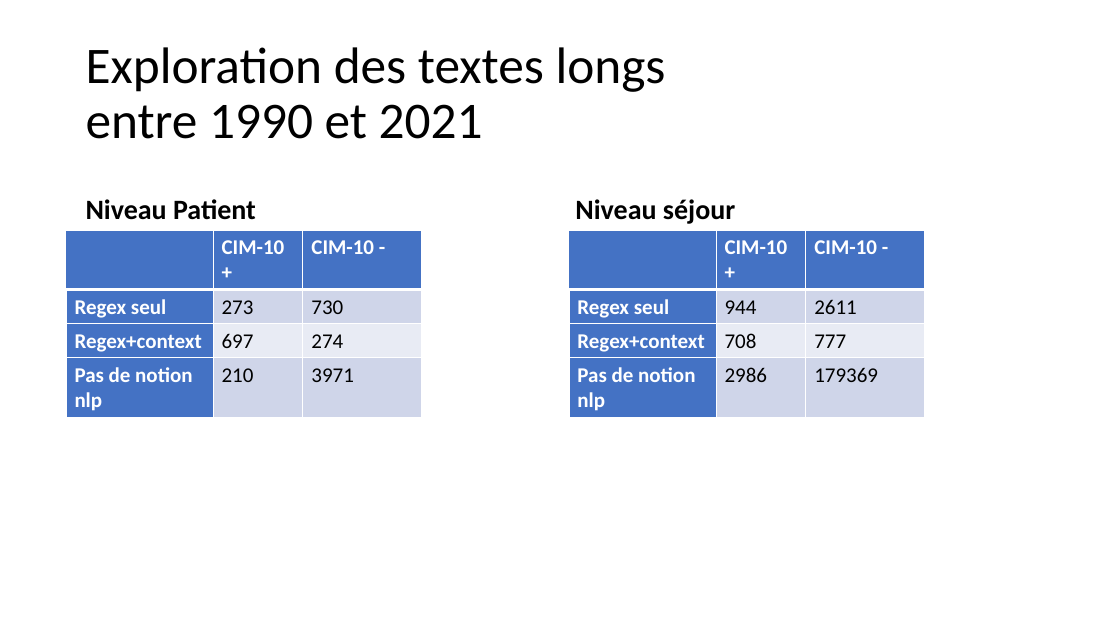
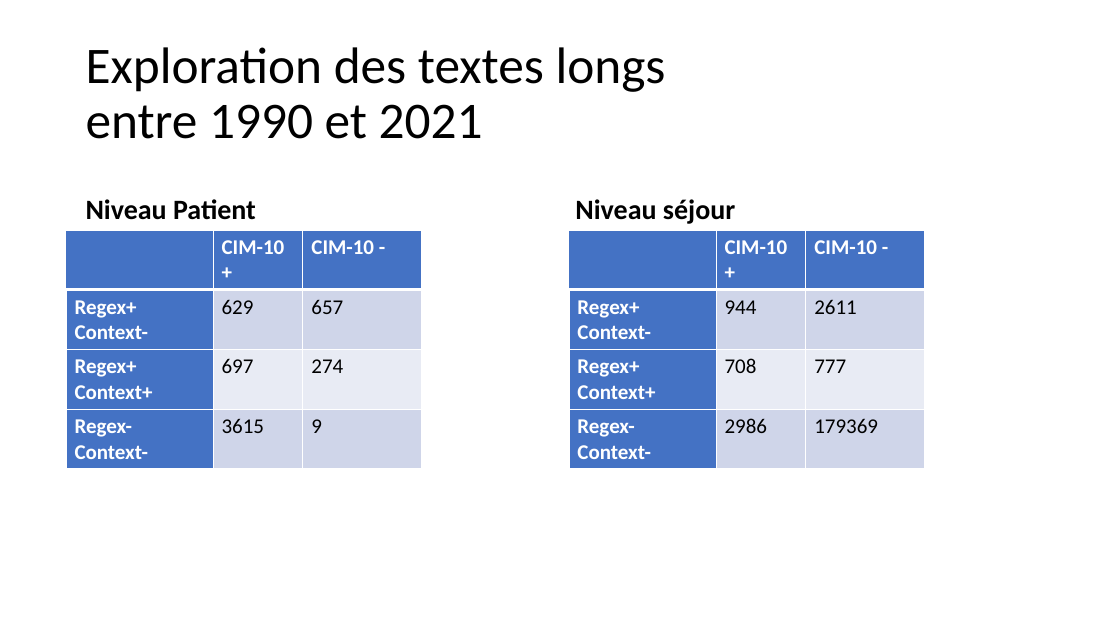
Before and after one commit to DrFabach/patient_like_mine, a slide deck: slide 3 of exploPR.pptx. Drawn at 1120x630 pixels with LibreOffice and Linux fonts; fonts in the diff are those of the drawing. Boxes give left, top, right and bottom in pixels: in the first picture for what was removed or moved away, otherwise in the second. Text is boxed around its words. In the diff, an @@ line names an element or a change of style, - is before the commit and + after.

Commit message:
maj res

```diff
--- a/exploPR.pptx
+++ b/exploPR.pptx
@@ table at (66, 230, 422, 465) @@
-row 2: Regex seul | 273 | 730
+row 2: Regex+ Context- | 629 | 657
-row 3, column 1: Regex+context
+row 3, column 1: Regex+ Context+
-row 4: Pas de notion nlp | 210 | 3971
+row 4: Regex- Context- | 3615 | 9
@@ table at (569, 230, 924, 465) @@
-row 2, column 1: Regex seul
+row 2, column 1: Regex+ Context-
-row 3, column 1: Regex+context
+row 3, column 1: Regex+ Context+
-row 4, column 1: Pas de notion nlp
+row 4, column 1: Regex- Context-
```
Also in this commit, not shown: 3 other slides changed.
